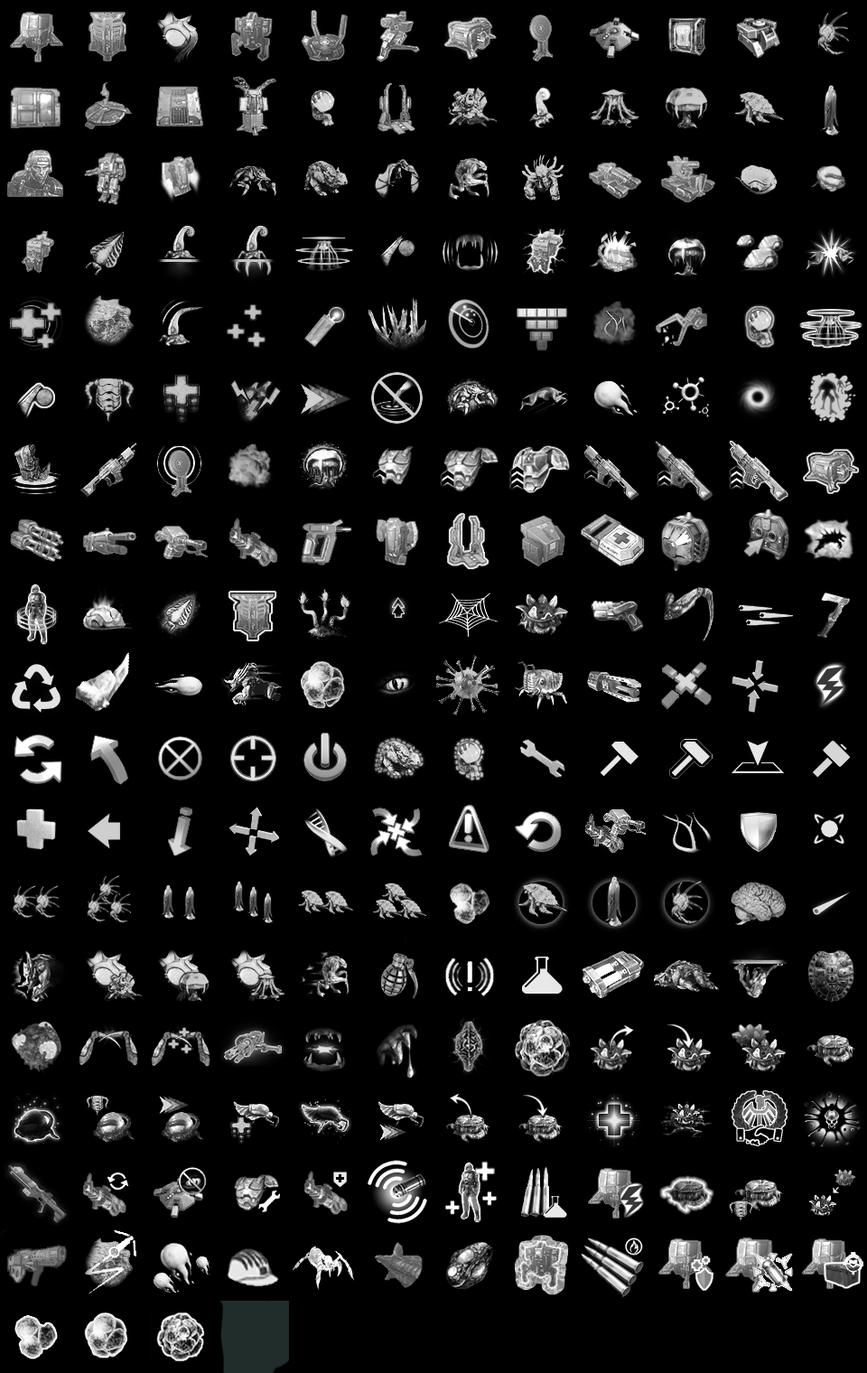
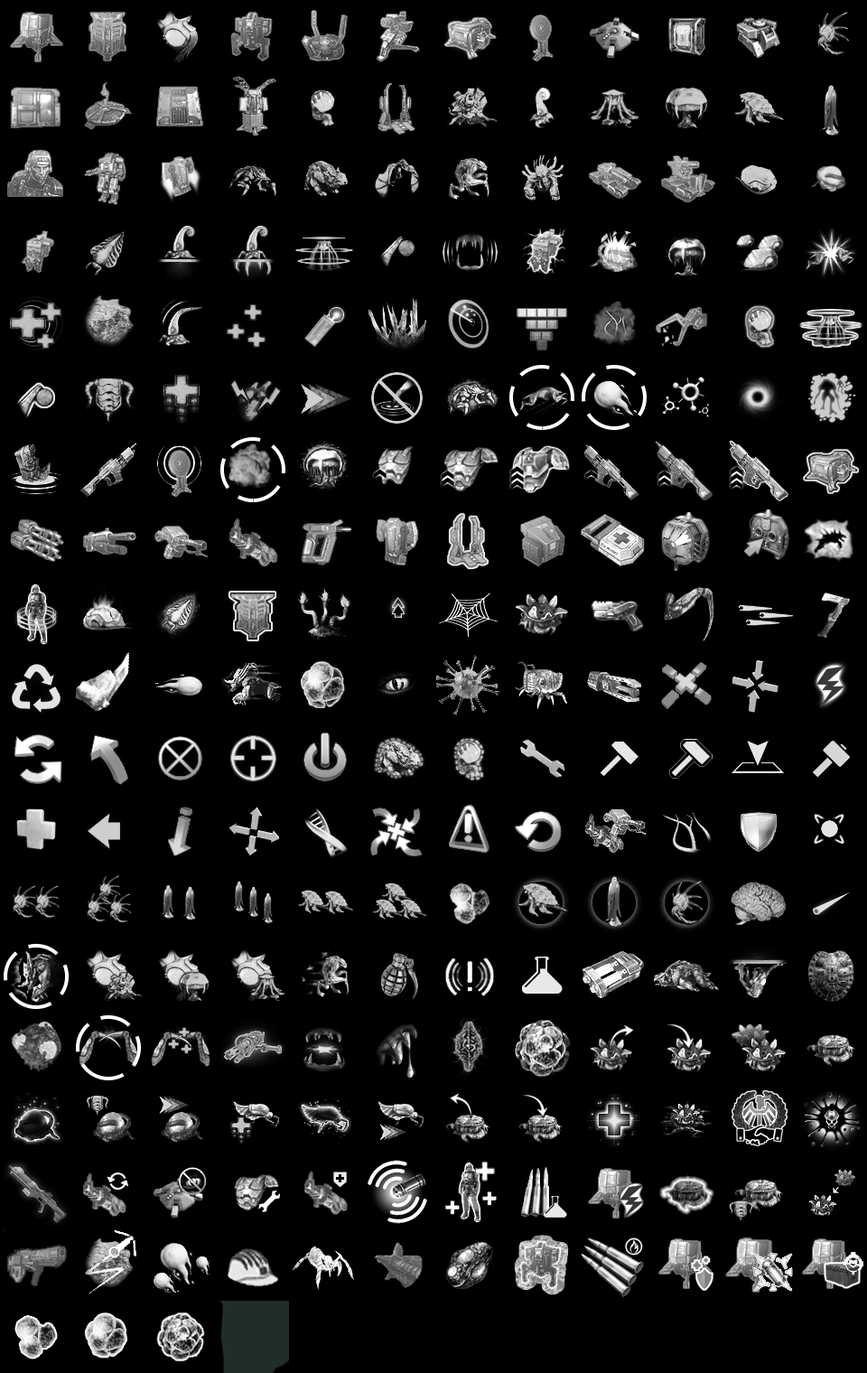
Before/after of a 867×1373 layered artwork. What changed in the layer stack:
added layer "椭圆 2" above "图层 0" over [3, 365, 647, 1081]
